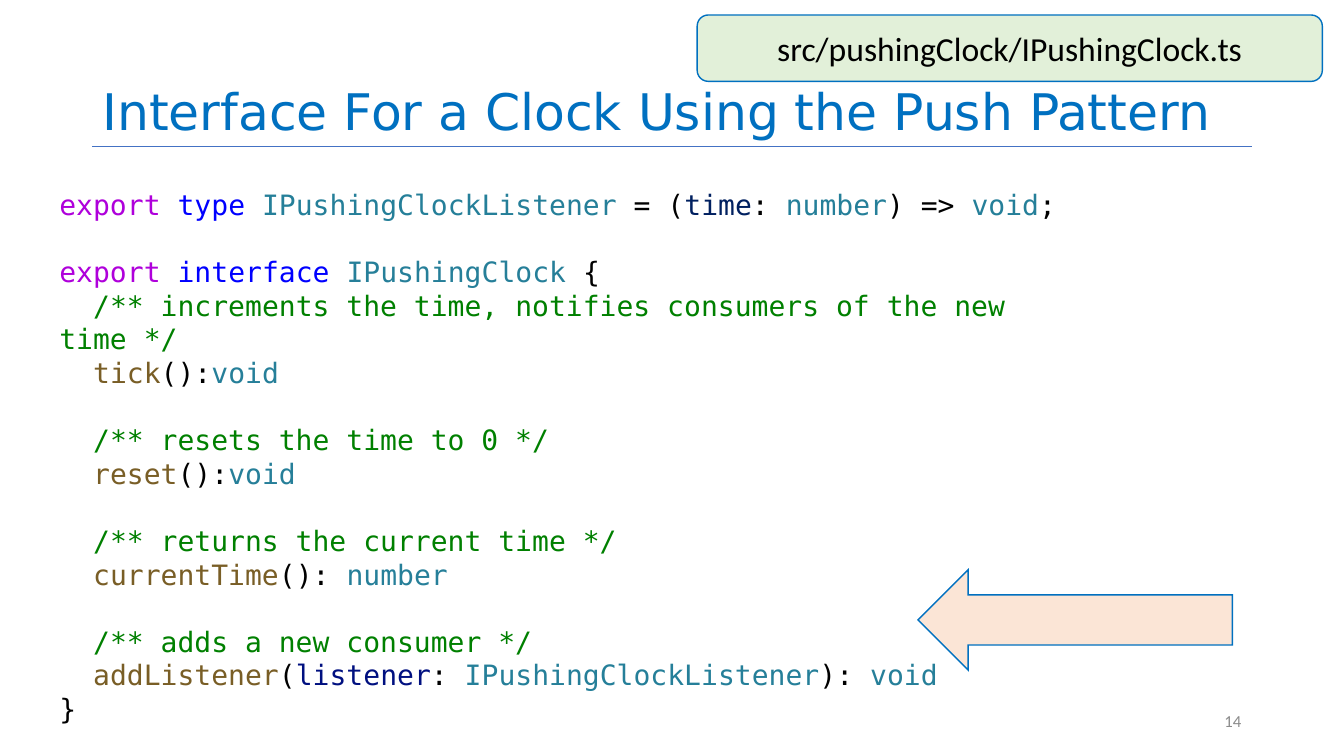
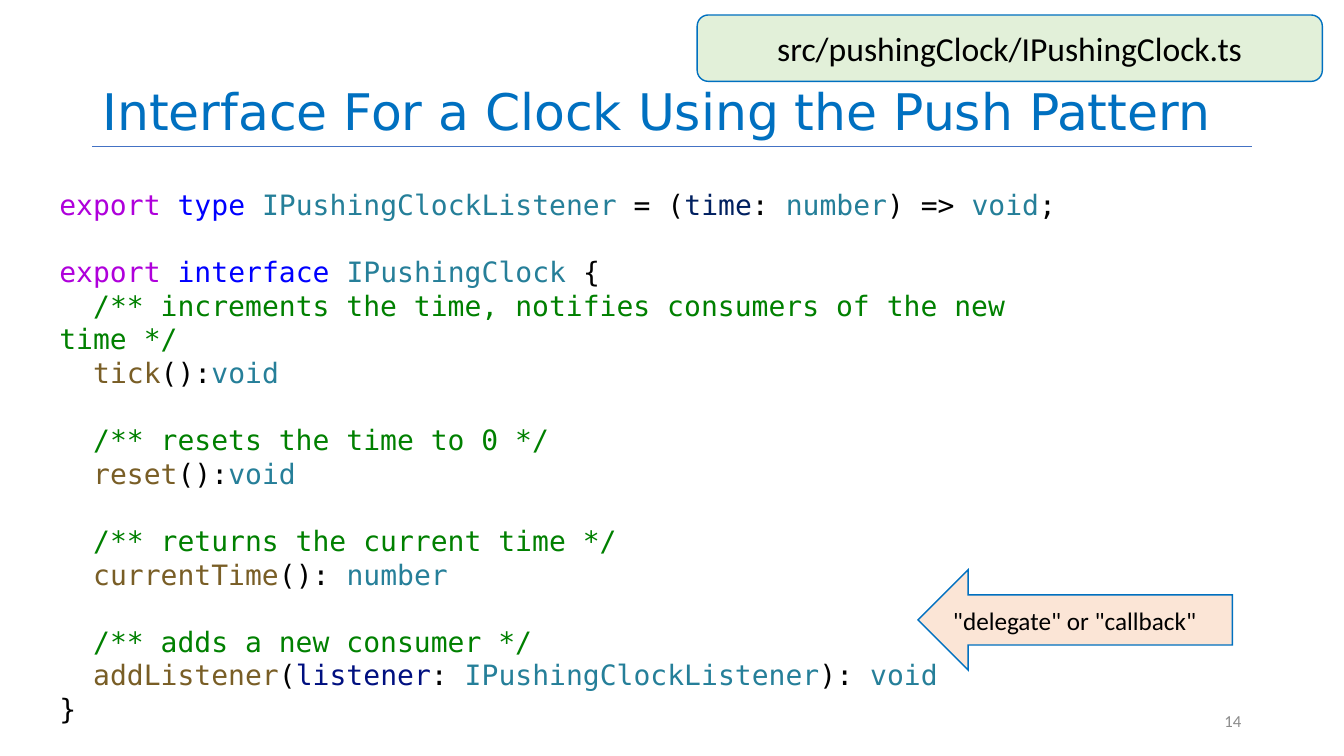
Before and after one commit to neu-se/CS4530-Spring-2026, a slide deck: slide 14 of Slides/Module 11.1 Interaction-Level Design.pptx. Drawn at 1344x756 pixels with LibreOffice and Linux fonts; fonts in the diff are those of the drawing. Boxes give left, top, right and bottom in pixels: in the first picture for what was removed or moved away, otherwise in the second. Text is boxed around its words. In the diff, an @@ line names an element or a change of style, - is before the commit and + after.

```diff
--- a/Slides/Module 11.1 Interaction-Level Design.pptx
+++ b/Slides/Module 11.1 Interaction-Level Design.pptx
@@ text in left arrow at bbox=[953, 612, 1197, 635]: text added @@
+"delegate" or "callback"
```
Also in this commit, not shown: 1 other slide changed, 3 other files.
